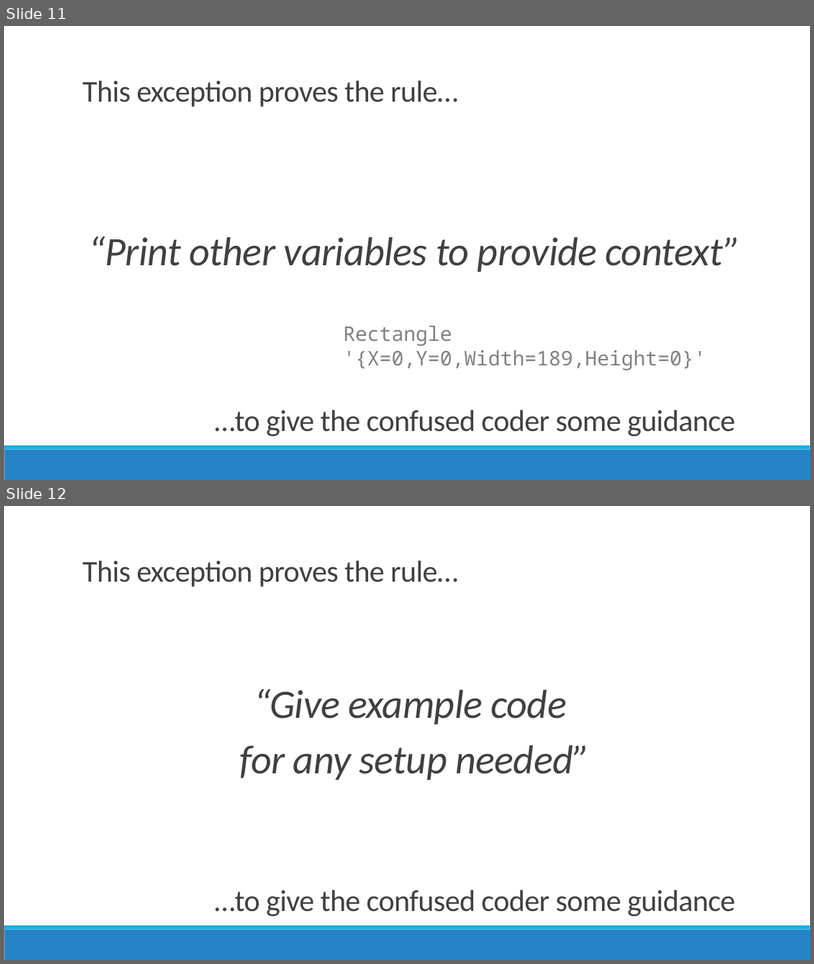
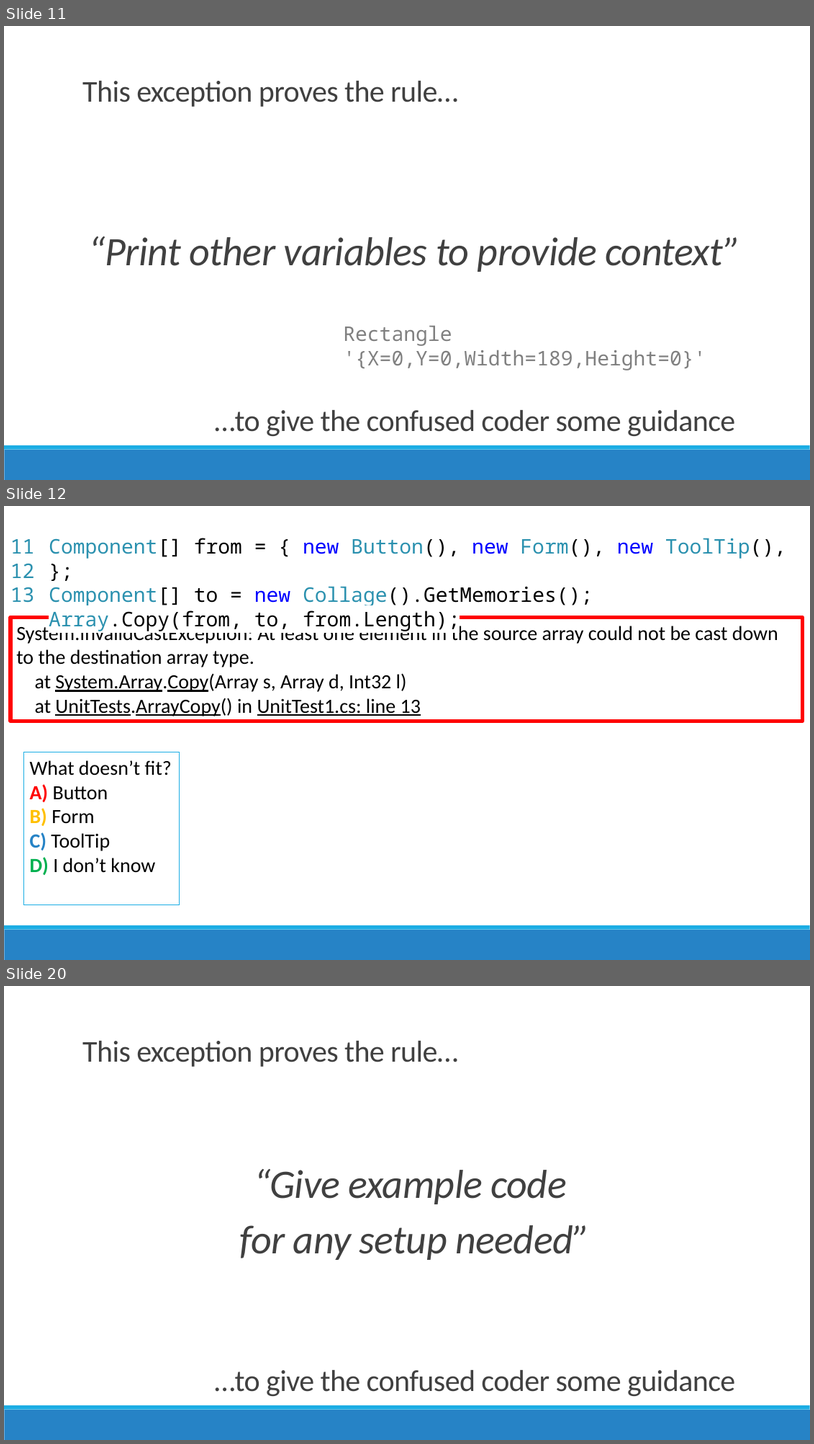
Before and after one commit to jamesrcounts/ExceptionalTalk, a slide deck: Talk.pptx. Shown one above the other, each under a label of ours: slides 11 and 12 before the commit, slides 11, 12 and 20 after it; the slides between them are not shown. The pictures are 814x964 and 814x1444 pixels, drawn with LibreOffice and Linux fonts; fonts in the diff are those of the drawing. Boxes give left, top, right and bottom in pixels: in the first picture for what was removed or moved away, otherwise in the second. Text is boxed around its words. In the diff, an @@ line names an element or a change of style, - is before the commit and + after.

Commit message:
2 more exceptions

```diff
--- a/Talk.pptx
+++ b/Talk.pptx
@@ slide 12 added at (x1=4, y1=506, x2=810, y2=960), background #FFFFFF; not listed: 2 template elements that a slide beside it also shows @@
@@ text added at (x1=10, y1=539, x2=35, y2=602), 24 pt, text #2B91AF @@
+11
+12
+13
@@ text added at (x1=49, y1=538, x2=787, y2=631), 24 pt, text #000000 @@
+Component[] from = { new Button(), new Form(), new ToolTip(), };
+Component[] to = new Collage().GetMemories();
+Array.Copy(from, to, from.Length);
@@ rectangle added at (x1=10, y1=618, x2=803, y2=721), outline #FF0000 4.5 pt, 24 pt, text #000000 @@
+System.InvalidCastException: At least one element in the source array could not be cast down to the destination array type.
+at System.Array.Copy(Array s, Array d, Int32 l)
+at UnitTests.ArrayCopy() in UnitTest1.cs: line 13
@@ rectangle added at (x1=23, y1=752, x2=180, y2=905), outline #1CADE4 0.75 pt, 24 pt, text #000000 @@
+What doesn’t fit?
+A) Button
+B) Form
+C) ToolTip
+D) I don’t know
@@ what was slide 12 is now slide 20 @@
```
Also in this commit, not shown: 1 slide changed, 7 other slides added, 11 other files.
